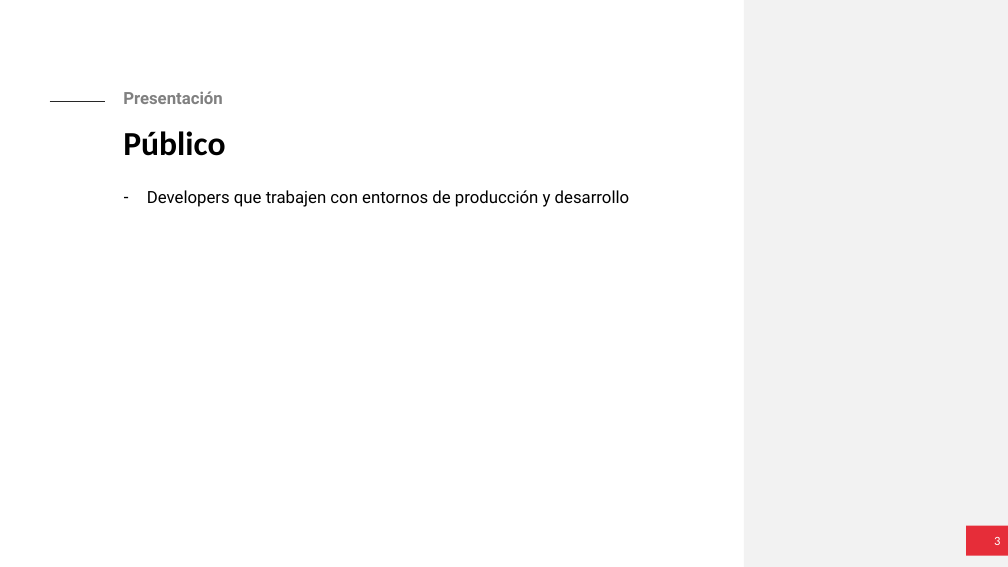
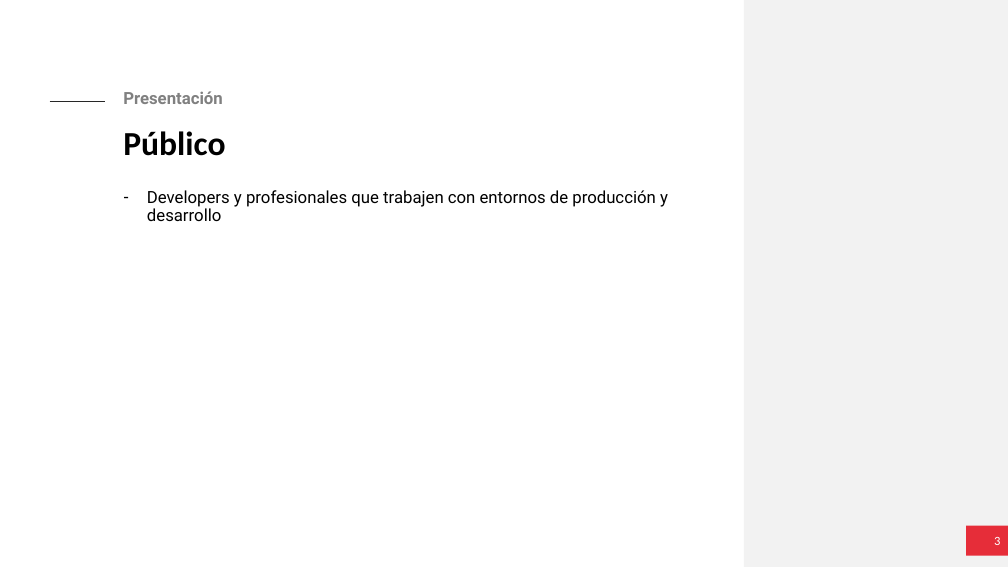
Before and after one commit to izhanh/TV3CloudToolsCourse, a slide deck: slide 3 of 1. Preparación del entorno/1. Preparación del Entorno.pptx. Drawn at 1008x567 pixels with LibreOffice and Linux fonts; fonts in the diff are those of the drawing. Boxes give left, top, right and bottom in pixels: in the first picture for what was removed or moved away, otherwise in the second. Text is boxed around its words. In the diff, an @@ line names an element or a change of style, - is before the commit and + after.

```diff
--- a/1. Preparación del entorno/1. Preparación del Entorno.pptx
+++ b/1. Preparación del entorno/1. Preparación del Entorno.pptx
@@ text at [147, 190, 668, 221]: text changed @@
-– Developers que trabajen con entornos de producción y desarrollo
+– Developers y profesionales que trabajen con entornos de producción y desarrollo
```
Also in this commit, not shown: 2 other slides changed, 4 other files.
